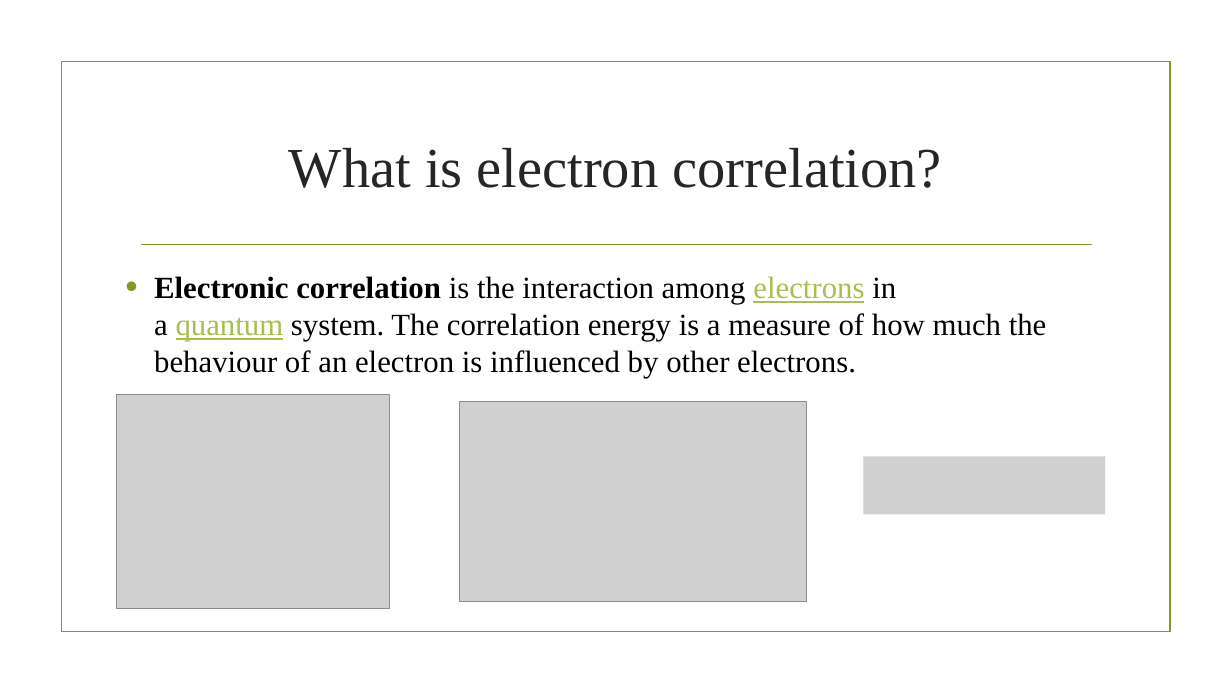
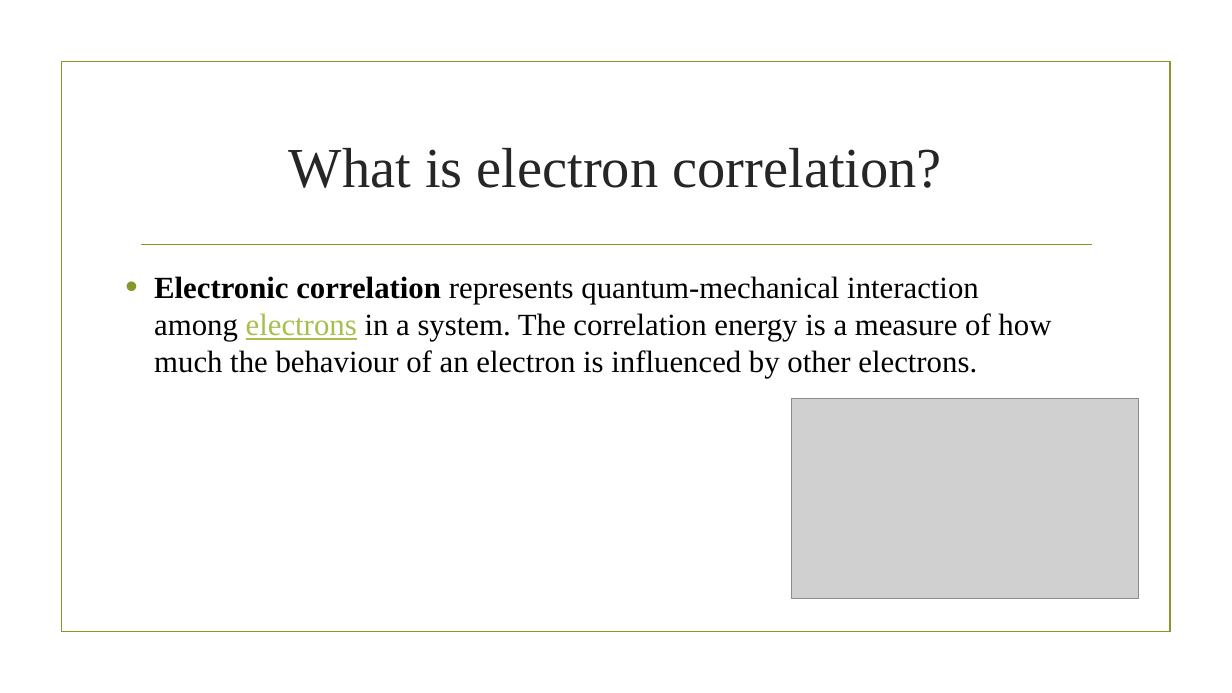
Before and after one commit to ruiyiQM/QPARC-Challenge-2022, a slide deck: slide 3 of Presentation/Qamuy.pptx. Drawn at 1232x693 pixels with LibreOffice and Linux fonts; fonts in the diff are those of the drawing; grey boxes stand for pictures; background and template pictures are left out. Boxes give left, top, right and bottom in pixels: in the first picture for what was removed or moved away, otherwise in the second. Text is boxed around its words. In the diff, an @@ line names an element or a change of style, - is before the commit and + after.

```diff
--- a/Presentation/Qamuy.pptx
+++ b/Presentation/Qamuy.pptx
@@ text at (154, 276, 1051, 378): text changed @@
-• Electronic correlation is the interaction among electrons in a quantum system. The correlation energy is a measure of how much the behaviour of an electron is influenced by other electrons.
+• Electronic correlation represents quantum-mechanical interaction among electrons in a system. The correlation energy is a measure of how much the behaviour of an electron is influenced by other electrons.
@@ picture removed at (116, 395, 390, 608) @@
@@ picture: place and size @@
-picture at (460, 402, 807, 603)
+picture at (791, 398, 1138, 599)
@@ picture removed at (863, 457, 1105, 515) @@
```
Also in this commit, not shown: 12 other slides changed, 2 slides added.
